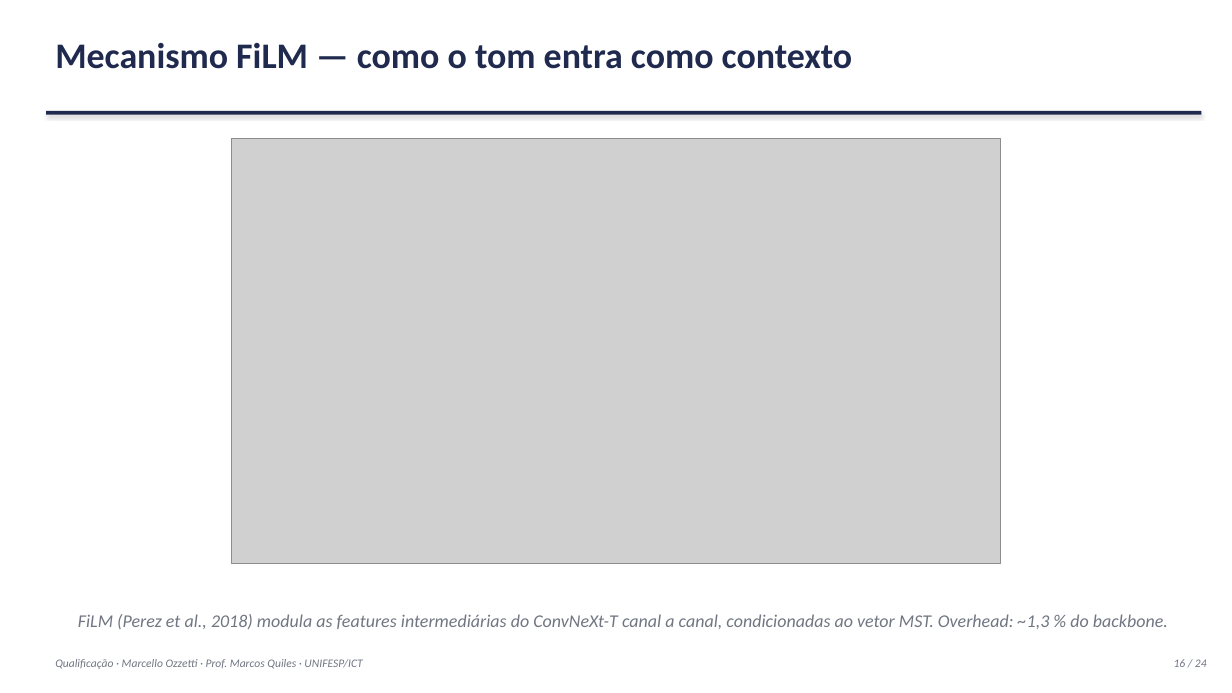
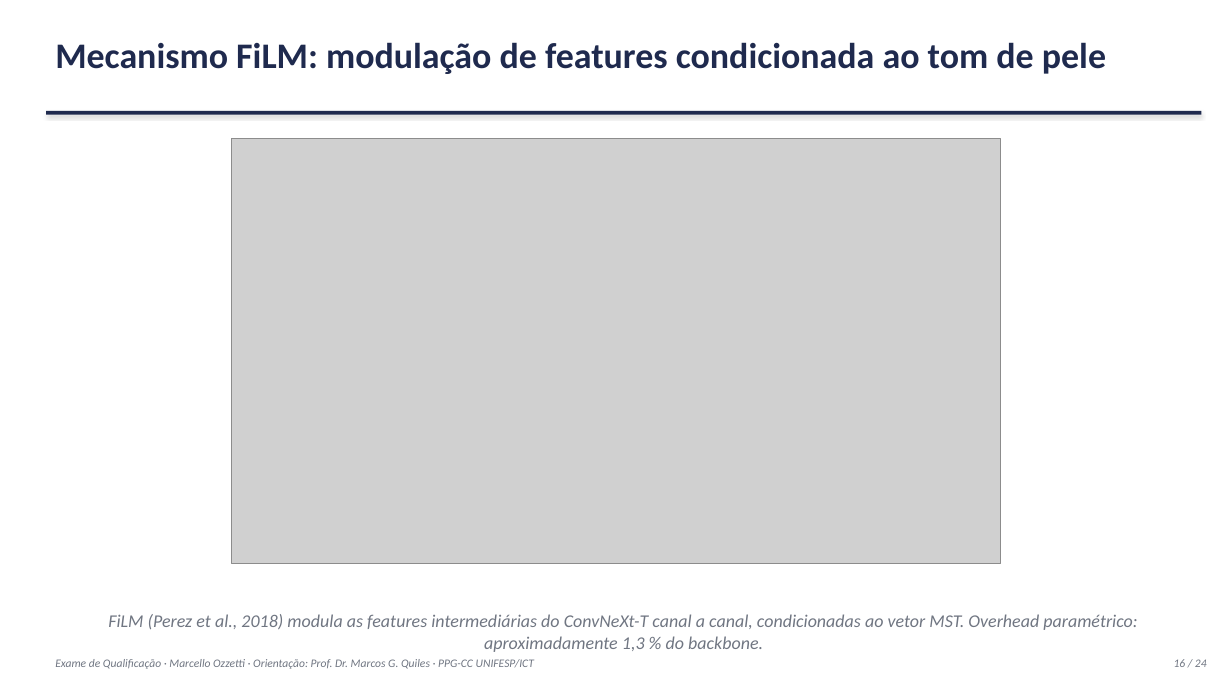
Before and after one commit to marcellozzetti/Facial-Recognition-Models-Mitigating-Bias, a slide deck: slide 16 of docs/ativo/material_qualificacao_2026-10-05.pptx. Drawn at 1232x693 pixels with LibreOffice and Linux fonts; fonts in the diff are those of the drawing; grey boxes stand for pictures. Boxes give left, top, right and bottom in pixels: in the first picture for what was removed or moved away, otherwise in the second. Text is boxed around its words. In the diff, an @@ line names an element or a change of style, - is before the commit and + after.

```diff
--- a/docs/ativo/material_qualificacao_2026-10-05.pptx
+++ b/docs/ativo/material_qualificacao_2026-10-05.pptx
@@ text at bbox=[55, 42, 1106, 74]: text changed @@
-Mecanismo FiLM — como o tom entra como contexto
+Mecanismo FiLM: modulação de features condicionada ao tom de pele
@@ text at bbox=[108, 614, 1137, 652]: text changed @@
-FiLM (Perez et al., 2018) modula as features intermediárias do ConvNeXt-T canal a canal, condicionadas ao vetor MST. Overhead: ~1,3 % do backbone.
+FiLM (Perez et al., 2018) modula as features intermediárias do ConvNeXt-T canal a canal, condicionadas ao vetor MST. Overhead paramétrico: aproximadamente 1,3 % do backbone.
@@ text at bbox=[55, 659, 534, 669]: text changed @@
-Qualificação · Marcello Ozzetti · Prof. Marcos Quiles · UNIFESP/ICT
+Exame de Qualificação · Marcello Ozzetti · Orientação: Prof. Dr. Marcos G. Quiles · PPG-CC UNIFESP/ICT
```
Also in this commit, not shown: 21 other slides changed, 1 other file.
